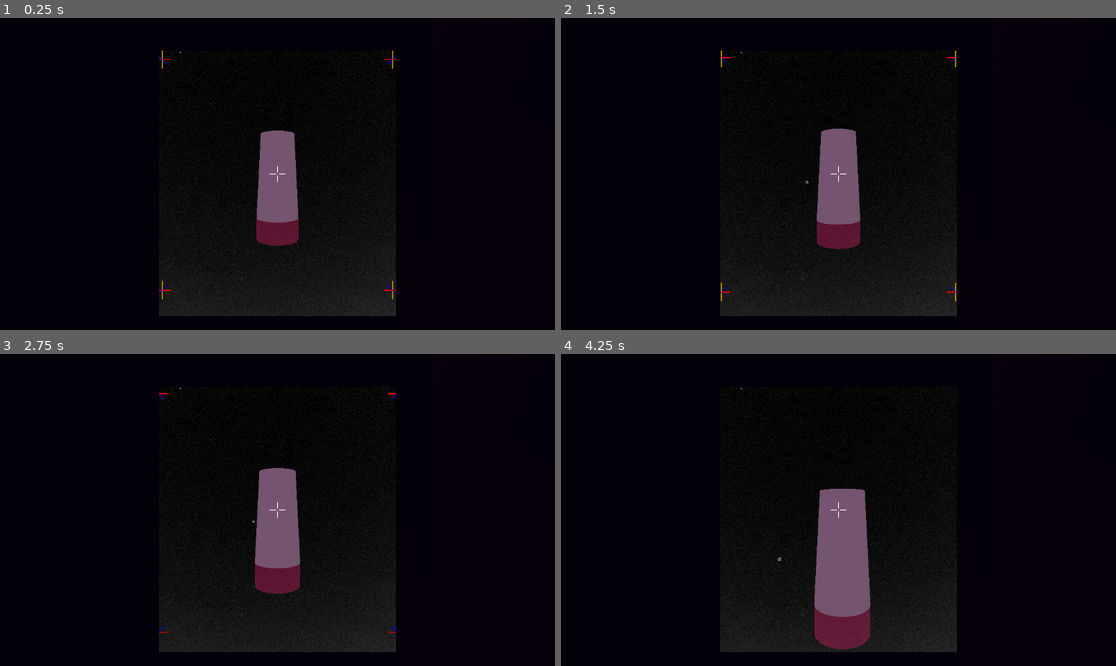
Above: before the commit, frames 1-4 (two rows, left to right).
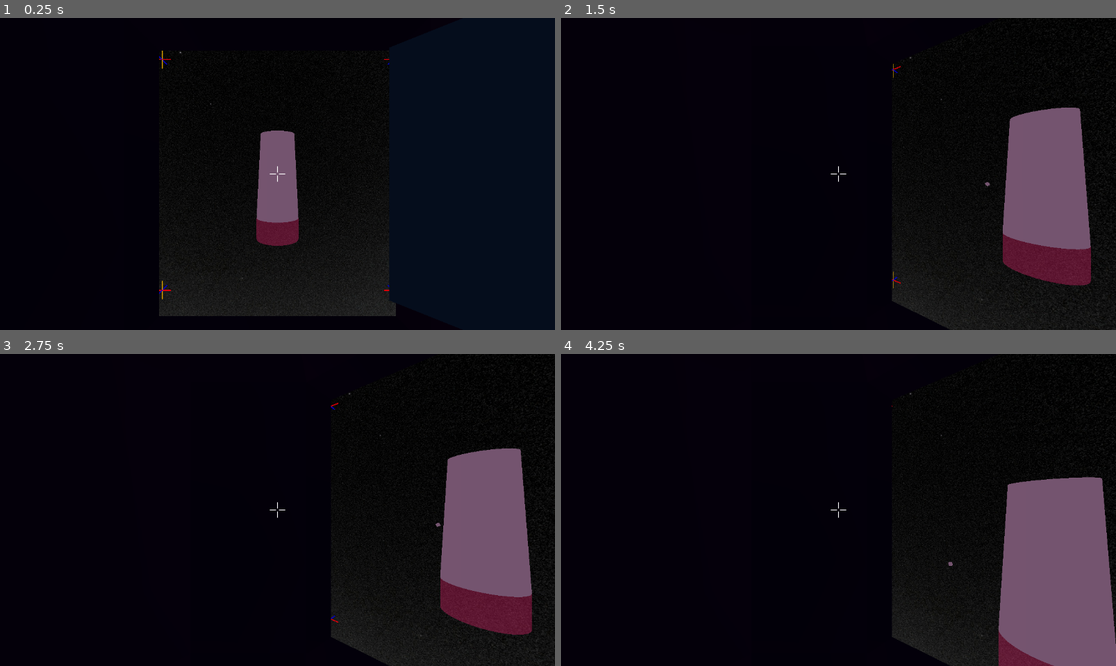
Above: after the commit, the same moments.

Repository: Wake1st/SpaceFlyer
Game: Godot game, scene res://level/space.tscn
The game is run twice, just before and just after one commit, with the same random seed, the same clock (stepped at 60 frames per second) and the same inputs.
Inputs:
- Up to frame 1 (0.25 s): no input
- Up to frame 2 (1.5 s): tap Enter at 0.5 s; hold W (forward) 0.53-1.28 s; tap E (action) at 0.6 s; tap Q (look_left, bound only after the commit) at 0.8, 1.35 s; hold S (backward) from 1.28 s (still down)
- Up to frame 3 (2.75 s): tap E (action) at 1.55 s; tap R (reset_level) at 2 s; release S (backward) at 2.03 s; hold W (forward) from 2.03 s (still down); hold Keypad 8 (a-pitch) from 2.03 s (still down); tap Q (look_left, bound only after the commit) at 2.3 s
- Up to frame 4 (4.25 s): release Keypad 8 (a-pitch) at 2.78 s; tap Keypad 6 (a-roll) at 2.85 s; tap E (action) at 3.05 s; release W (forward) at 3.53 s; hold Keypad 4 (left) from 3.53 s (still down); hold D (a_yaw) from 3.53 s (still down); tap Q (look_left, bound only after the commit) at 3.8 s

The runs differ from the first frame. In frame 1, 0.2% of the frame differs, in the area x 70-72%, y 10-92%; in frame 2, 15%; in frame 3, 16%; in frame 4, 19%, in the area x 28-100%, y 0-100%.

Commit message:
look around and radar panal

Diff:
--- a/project.godot
+++ b/project.godot
@@ -107,6 +107,16 @@
 "events": [Object(InputEventKey,"resource_local_to_scene":false,"resource_name":"","device":-1,"window_id":0,"alt_pressed":false,"shift_pressed":false,"ctrl_pressed":false,"meta_pressed":false,"pressed":false,"keycode":0,"physical_keycode":69,"key_label":0,"unicode":101,"echo":false,"script":null)
 ]
 }
+look_right={
+"deadzone": 0.5,
+"events": [Object(InputEventKey,"resource_local_to_scene":false,"resource_name":"","device":-1,"window_id":0,"alt_pressed":false,"shift_pressed":false,"ctrl_pressed":false,"meta_pressed":false,"pressed":false,"keycode":0,"physical_keycode":69,"key_label":0,"unicode":101,"echo":false,"script":null)
+]
+}
+look_left={
+"deadzone": 0.5,
+"events": [Object(InputEventKey,"resource_local_to_scene":false,"resource_name":"","device":-1,"window_id":0,"alt_pressed":false,"shift_pressed":false,"ctrl_pressed":false,"meta_pressed":false,"pressed":false,"keycode":0,"physical_keycode":81,"key_label":0,"unicode":113,"echo":false,"script":null)
+]
+}
 
 [layer_names]
 
--- /dev/null
+++ b/ui/radar/radar_panel.gd
@@ -0,0 +1,14 @@
+extends Node3D
+
+
+func _ready():
+	# Clear the viewport.
+	var viewport = $SubViewport
+	$SubViewport.set_clear_mode(SubViewport.CLEAR_MODE_ONCE)
+
+	# Let two frames pass to make sure the vieport is captured.
+	await get_tree().process_frame
+	await get_tree().process_frame
+
+	# Retrieve the texture and set it to the viewport quad.
+	$Screen.material_override.albedo_texture = viewport.get_texture()
--- /dev/null
+++ b/ui/radar/radar_panel.tscn
@@ -0,0 +1,24 @@
+[gd_scene load_steps=5 format=3 uid="uid://cr1grvey53ykl"]
+
+[ext_resource type="Script" path="res://ui/radar/radar_panel.gd" id="1_gu375"]
+[ext_resource type="Texture2D" uid="uid://cbthb8un51jqo" path="res://ui/radar/ball.png" id="2_5plu5"]
+
+[sub_resource type="StandardMaterial3D" id="StandardMaterial3D_185hk"]
+albedo_color = Color(0.152941, 0.380392, 0.509804, 0.588235)
+
+[sub_resource type="QuadMesh" id="QuadMesh_yedgm"]
+
+[node name="RadarPanel" type="Node3D"]
+script = ExtResource("1_gu375")
+
+[node name="Screen" type="MeshInstance3D" parent="."]
+material_override = SubResource("StandardMaterial3D_185hk")
+mesh = SubResource("QuadMesh_yedgm")
+
+[node name="SubViewport" type="SubViewport" parent="."]
+
+[node name="Node2D" type="Node2D" parent="SubViewport"]
+
+[node name="Ball" type="Sprite2D" parent="SubViewport/Node2D"]
+position = Vector2(300, 200)
+texture = ExtResource("2_5plu5")
--- a/vehicle/Controls.gd
+++ b/vehicle/Controls.gd
@@ -17,6 +17,13 @@
 var grab:=false
 var action:=false
 
+enum LOOK_DIRECTION {
+	LEFT,
+	FORWARD,
+	RIGHT,
+}
+var lookDirection:= LOOK_DIRECTION.FORWARD
+
 
 func _capture()->Controls:
 	direction = Vector3.ZERO
@@ -30,7 +37,7 @@
 
 	if controlMode == CONTROL_MODE.TRANSLATION:
 		if stopTranslation == false:
-			direction.z += int(Input.get_action_strength("backward")) - int(Input.is_action_pressed("forward"))
+			direction.z += int(Input.is_action_pressed("backward")) - int(Input.is_action_pressed("forward"))
 			direction.x += int(Input.is_action_pressed("right")) - int(Input.get_action_strength("left"))
 			direction.y += int(Input.is_action_pressed("up")) - int(Input.get_action_strength("down"))
 	else:
@@ -41,6 +48,20 @@
 
 	grab = Input.is_action_just_pressed("grab")
 	action = Input.is_action_just_pressed("action")
+
+	var lookRight = Input.is_action_just_pressed("look_right")
+	var lookLeft = Input.is_action_just_pressed("look_left")
+
+	if lookLeft:
+		if lookDirection == LOOK_DIRECTION.RIGHT:
+			lookDirection = LOOK_DIRECTION.FORWARD
+		elif lookDirection == LOOK_DIRECTION.FORWARD:
+			lookDirection = LOOK_DIRECTION.LEFT
+	elif lookRight:
+		if lookDirection == LOOK_DIRECTION.LEFT:
+			lookDirection = LOOK_DIRECTION.FORWARD
+		elif lookDirection == LOOK_DIRECTION.FORWARD:
+			lookDirection = LOOK_DIRECTION.RIGHT
 
 	return self
 
--- a/vehicle/vehicle.gd
+++ b/vehicle/vehicle.gd
@@ -32,6 +32,8 @@
 	else:
 		motion(controls)
 		grab(controls)
+
+	look_around(controls.lookDirection)
 
 
 func motion(controls:Controls):
@@ -100,6 +102,16 @@
 				grabbableBody.queue_free()
 
 
+func look_around(lookDirection:Controls.LOOK_DIRECTION):
+	match(lookDirection):
+		Controls.LOOK_DIRECTION.LEFT:
+			%PlayerCamera.transform.basis = %LookDirections/Left.transform.basis
+		Controls.LOOK_DIRECTION.FORWARD:
+			%PlayerCamera.transform.basis = %LookDirections/Forward.transform.basis
+		Controls.LOOK_DIRECTION.RIGHT:
+			%PlayerCamera.transform.basis = %LookDirections/Right.transform.basis
+
+
 func _on_area_3d_body_entered(body):
 	print(body.name)
 	if grabbable == null:
--- a/vehicle/vehicle.tscn
+++ b/vehicle/vehicle.tscn
@@ -1,9 +1,10 @@
-[gd_scene load_steps=9 format=3 uid="uid://bkldao0ffqktn"]
+[gd_scene load_steps=10 format=3 uid="uid://bkldao0ffqktn"]
 
 [ext_resource type="Script" path="res://vehicle/vehicle.gd" id="1_2rruh"]
 [ext_resource type="PackedScene" uid="uid://ls3ccth5saox" path="res://vehicle/space_coffin.glb" id="2_gmysa"]
 [ext_resource type="Script" path="res://vehicle/Controls.gd" id="3_e0mtw"]
 [ext_resource type="PackedScene" uid="uid://dny1y411bhhii" path="res://ui/hud.tscn" id="3_teojl"]
+[ext_resource type="PackedScene" path="res://ui/radar/radar_panel.tscn" id="4_jrsux"]
 
 [sub_resource type="BoxShape3D" id="BoxShape3D_g6iso"]
 size = Vector3(2, 4, 1.2)
@@ -37,13 +38,17 @@
 [node name="space_coffin" parent="." instance=ExtResource("2_gmysa")]
 transform = Transform3D(-4.37114e-08, 0, 1, 0, 1, 0, -1, 0, -4.37114e-08, 0, 0, 0)
 
-[node name="Camera3D" type="Camera3D" parent="."]
-transform = Transform3D(1, 0, 0, 0, 1, 0, 0, 0, 1, 0, 0.9, 0)
+[node name="PlayerCamera" type="Camera3D" parent="."]
+unique_name_in_owner = true
+transform = Transform3D(0.707107, 0, -0.707107, 0, 1, 0, 0.707107, 0, 0.707107, 0, 0.9, 0)
 
-[node name="HUD" parent="Camera3D" instance=ExtResource("3_teojl")]
+[node name="HUD" parent="PlayerCamera" instance=ExtResource("3_teojl")]
 
 [node name="Controls" type="Node" parent="."]
 script = ExtResource("3_e0mtw")
+
+[node name="RadarPanel" parent="." instance=ExtResource("4_jrsux")]
+transform = Transform3D(0.565685, 0, -0.565685, 0, 0.8, 0, 0.565685, 0, 0.565685, 0.6366, 0.9, -0.360358)
 
 [node name="GrabArea" type="Area3D" parent="."]
 transform = Transform3D(1, 0, 0, 0, 1, 0, 0, 0, 1, 0, 0, -1)
@@ -66,5 +71,17 @@
 [node name="ReleasePoint" type="Node3D" parent="GrabArea"]
 transform = Transform3D(1, 0, 0, 0, 1, 0, 0, 0, 1, 0, -0.2, -2)
 
+[node name="LookDirections" type="Node" parent="."]
+unique_name_in_owner = true
+
+[node name="Left" type="RayCast3D" parent="LookDirections"]
+transform = Transform3D(0.707107, 0, 0.707107, 0, 1, 0, -0.707107, 0, 0.707107, 0, 0.9, 0)
+
+[node name="Forward" type="RayCast3D" parent="LookDirections"]
+transform = Transform3D(1, 0, 0, 0, 1, 0, 0, 0, 1, 0, 0.9, 0)
+
+[node name="Right" type="RayCast3D" parent="LookDirections"]
+transform = Transform3D(0.707107, 0, -0.707107, 0, 1, 0, 0.707107, 0, 0.707107, 0, 0.9, 0)
+
 [connection signal="body_entered" from="GrabArea" to="." method="_on_area_3d_body_entered"]
 [connection signal="body_exited" from="GrabArea" to="." method="_on_area_3d_body_exited"]
Binary file added: ui/radar/ball.png
Not shown, added: ui/radar/ball.png.import
